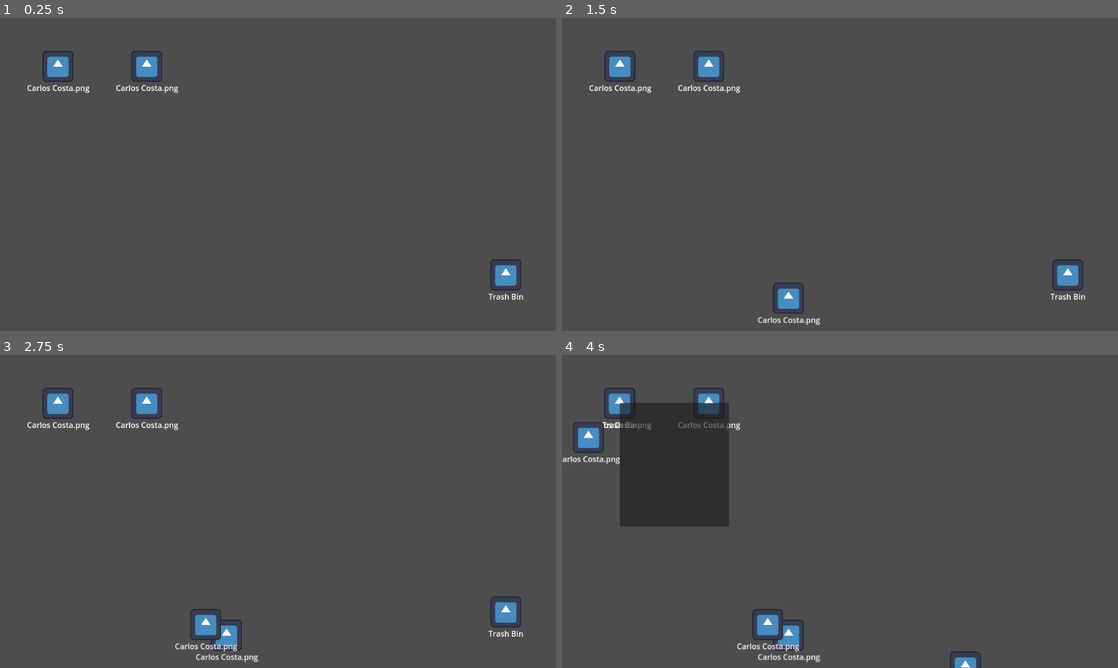
Above: before the commit, frames 1-4 (two rows, left to right).
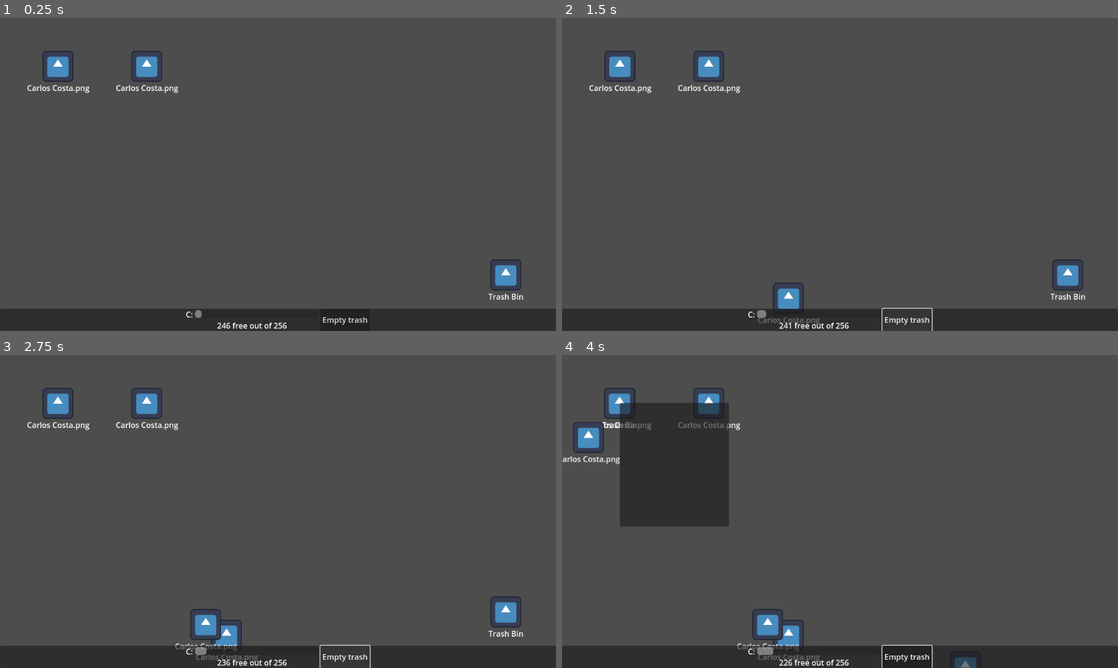
Above: after the commit, the same moments.

Repository: VileOar/ludum-dare-54
Game: Godot game, scene res://scenes/main.tscn
The game is run twice, just before and just after one commit, with the same random seed, the same clock (stepped at 60 frames per second) and the same inputs. The engine's default icon, where the game draws it, is replaced by a stand-in: a white triangle on a blue panel in a dark square.
Inputs (mouse positions are in pixels of both pictures, inside the frame that each line leads up to):
- Up to frame 1 (0.25 s): no input
- Up to frame 2 (1.5 s): click (906, 318) at 0.5 s, where only the run after the commit has a clickable "Empty trash"; click (906, 318) at 1.25 s, where only the run after the commit has a clickable "Empty trash"
- Up to frame 3 (2.75 s): click (344, 655) at 2 s, where only the run after the commit has a clickable "Empty trash"
- Up to frame 4 (4 s): tap Enter at 2.75 s; drag from (1067, 611) to (617, 401) at 2.77 s; tap Space at 3.5 s; drag from (728, 527) to (617, 401) at 3.52 s

The runs differ from the first frame. In frame 1, 7.0% of the frame differs, in the area x 0-100%, y 92-100%; in frame 2, 6.5%; in frame 3, 6.5%; in frame 4, 7.0%.

Commit message:
Squashed commit of the following:
commit ade0938cafda3006beb30f0c38378cac5b483971
Author: PMSValerio <37459155+PMSValerio@users.noreply.github.com>
Date:   Sat Sep 30 12:36:14 2023 +0100

    added basic space managing

commit a3c708c0caebfec44bb9daeb5089da51e46b540c
Author: PMSValerio <37459155+PMSValerio@users.noreply.github.com>
Date:   Sat Sep 30 11:30:36 2023 +0100

    added file_spawner

Diff:
--- a/scenes/main.tscn
+++ b/scenes/main.tscn
@@ -1,12 +1,22 @@
-[gd_scene load_steps=3 format=3 uid="uid://dbv62ldbf64mb"]
+[gd_scene load_steps=5 format=3 uid="uid://dbv62ldbf64mb"]
 
 [ext_resource type="PackedScene" uid="uid://bj5y314d3ssba" path="res://scenes/spawner.tscn" id="1_5sg88"]
+[ext_resource type="Script" path="res://scripts/systems/disk_space_manager.gd" id="2_8ua7v"]
 [ext_resource type="PackedScene" uid="uid://crlkuni2202pw" path="res://scenes/desktop.tscn" id="2_jclm6"]
+[ext_resource type="PackedScene" uid="uid://di25hfxjvfugn" path="res://scenes/ui/toolbar.tscn" id="4_gx0xd"]
 
 [node name="Main" type="Node2D"]
 
+[node name="CanvasLayer" type="CanvasLayer" parent="."]
+
+[node name="Toolbar" parent="CanvasLayer" instance=ExtResource("4_gx0xd")]
+
 [node name="Spawner" parent="." instance=ExtResource("1_5sg88")]
+
+[node name="DiskSpaceManager" type="Node" parent="."]
+script = ExtResource("2_8ua7v")
 
 [node name="Desktop" parent="." instance=ExtResource("2_jclm6")]
 
 [connection signal="new_file" from="Spawner" to="Desktop" method="_on_spawner_new_file"]
+[connection signal="space_update" from="DiskSpaceManager" to="CanvasLayer/Toolbar" method="_on_disk_space_manager_space_update"]
--- /dev/null
+++ b/scenes/ui/toolbar.tscn
@@ -0,0 +1,57 @@
+[gd_scene load_steps=2 format=3 uid="uid://di25hfxjvfugn"]
+
+[ext_resource type="Script" path="res://scripts/ui/toolbar.gd" id="1_a4axe"]
+
+[node name="Toolbar" type="Control"]
+layout_mode = 3
+anchors_preset = 15
+anchor_right = 1.0
+anchor_bottom = 1.0
+grow_horizontal = 2
+grow_vertical = 2
+mouse_filter = 2
+script = ExtResource("1_a4axe")
+
+[node name="PanelContainer" type="PanelContainer" parent="."]
+layout_mode = 1
+anchors_preset = 12
+anchor_top = 1.0
+anchor_right = 1.0
+anchor_bottom = 1.0
+grow_horizontal = 2
+grow_vertical = 0
+
+[node name="HBoxContainer" type="HBoxContainer" parent="PanelContainer"]
+layout_mode = 2
+alignment = 1
+
+[node name="VBoxContainer" type="VBoxContainer" parent="PanelContainer/HBoxContainer"]
+layout_mode = 2
+theme_override_constants/separation = 0
+
+[node name="HBoxContainer" type="HBoxContainer" parent="PanelContainer/HBoxContainer/VBoxContainer"]
+layout_mode = 2
+alignment = 1
+
+[node name="Label" type="Label" parent="PanelContainer/HBoxContainer/VBoxContainer/HBoxContainer"]
+layout_mode = 2
+text = "C:"
+
+[node name="DiskSpaceBar" type="ProgressBar" parent="PanelContainer/HBoxContainer/VBoxContainer/HBoxContainer"]
+unique_name_in_owner = true
+custom_minimum_size = Vector2(256, 16)
+layout_mode = 2
+size_flags_vertical = 4
+show_percentage = false
+
+[node name="DiskSpaceLabel" type="Label" parent="PanelContainer/HBoxContainer/VBoxContainer"]
+unique_name_in_owner = true
+layout_mode = 2
+horizontal_alignment = 1
+vertical_alignment = 1
+
+[node name="Button" type="Button" parent="PanelContainer/HBoxContainer"]
+layout_mode = 2
+text = "Empty trash"
+
+[connection signal="pressed" from="PanelContainer/HBoxContainer/Button" to="." method="_on_button_pressed"]
--- a/scripts/autoloads/signal_manager.gd
+++ b/scripts/autoloads/signal_manager.gd
@@ -3,3 +3,13 @@
 signal release_file(file)
 signal release_files(files)
 signal select_files(files)
+
+## emitted when someone wants to free space from disk (ex: empty trash, delete system32, ...)[br]
+## should be caught by disk space manager
+signal free_space(size)
+
+# TODO: this signal might be here temporarily
+# it would be cleaner to connect a signal directly from toolbar to recycle bin, but oh well
+signal empty_trash
+
+signal file_created(file)
--- a/scripts/draggable_file.gd
+++ b/scripts/draggable_file.gd
@@ -8,6 +8,12 @@
 @onready var xx = rect.size.x/2 - 20
 @onready var yy = rect.size.y/2 - 20
 
+## default file size
+var file_size := 5
+
+# Called when the node enters the scene tree for the first time.
+func _ready():
+	SignalManager.file_created.emit(self)
 
 
 # Called every frame. 'delta' is the elapsed time since the previous frame.
--- a/scripts/systems/desktop.gd
+++ b/scripts/systems/desktop.gd
@@ -4,7 +4,6 @@
 ## TODO: make this a dict in order to hold all file types' scenes
 @export var file_scene : PackedScene
 
-var selected_files : Array = []
 
 ## connected to the Spawner's new file signal in main scene
 func _on_spawner_new_file(file_type):
@@ -25,8 +24,3 @@
 	var pos = Vector2(xx, yy)
 
 	return pos
-
-
-func _on_mouse_manager_select_files(files):
-	# TODO: drag any file should apply to those as well
-	selected_files = files
--- /dev/null
+++ b/scripts/systems/disk_space_manager.gd
@@ -0,0 +1,30 @@
+extends Node
+class_name DiskSpaceManager
+
+signal space_update(new_space, max_space)
+signal disk_full
+
+var disk_space := 0
+## max disk space (could be altered by powerups)
+var max_disk_space := 256
+
+
+func _ready():
+	SignalManager.file_created.connect(_on_file_created)
+	SignalManager.free_space.connect(_on_free_space)
+
+
+func _add_disk_space(to_add):
+	disk_space += to_add
+	space_update.emit(disk_space, max_disk_space)
+	if disk_space > max_disk_space:
+		disk_full.emit()
+
+
+func _on_file_created(file : DraggableFile):
+	_add_disk_space(file.file_size)
+
+
+func _on_free_space(size : float):
+	# add negative to remove
+	_add_disk_space(-size)
--- a/scripts/trash_bin.gd
+++ b/scripts/trash_bin.gd
@@ -1,14 +1,22 @@
 extends DraggableFile
 
+
 var mouse_hovered := false
+
+## total space from deleted files[br]
+## is reset when trash is emptied
+# TODO: add some visual indication of size or how full it is
+var total_space := 0
 
 # Called when the node enters the scene tree for the first time.
 func _ready():
 	SignalManager.release_file.connect(remove_file)
 	SignalManager.release_files.connect(remove_files)
+	SignalManager.empty_trash.connect(empty_trash)
 
-func remove_file(file : Node2D):
+func remove_file(file : DraggableFile):
 	if file.name == "TrashBin" or not mouse_hovered: return
+	total_space += file.file_size
 	file.queue_free()
 
 func remove_files(files : Array):
@@ -17,6 +25,14 @@
 		remove_file(file)
 	Global.selected_files = []
 
+func empty_trash():
+	# TODO: according to how full it is, lag the computer (this should probably be done by emitting
+	# a signal to trigger lag which is handled somewhere else, since it involves blocing player
+	# input, giving UI feedback, ...)
+	SignalManager.free_space.emit(total_space)
+	total_space = 0
+
+
 func _on_area_2d_mouse_entered():
 	mouse_hovered = true
 
--- /dev/null
+++ b/scripts/ui/toolbar.gd
@@ -0,0 +1,18 @@
+extends Control
+class_name Toolbar
+
+@onready var disk_space_bar := %DiskSpaceBar
+@onready var disk_space_label := %DiskSpaceLabel
+
+
+func _on_disk_space_manager_space_update(new_space, max_space):
+	# TODO: change colour (and animation?) according to space occupied
+	disk_space_bar.max_value = max_space
+	disk_space_bar.min_value = 0
+	disk_space_bar.value = new_space
+
+	disk_space_label.text = str(max_space - new_space) + " free out of " + str(max_space)
+
+
+func _on_button_pressed():
+	SignalManager.empty_trash.emit()
